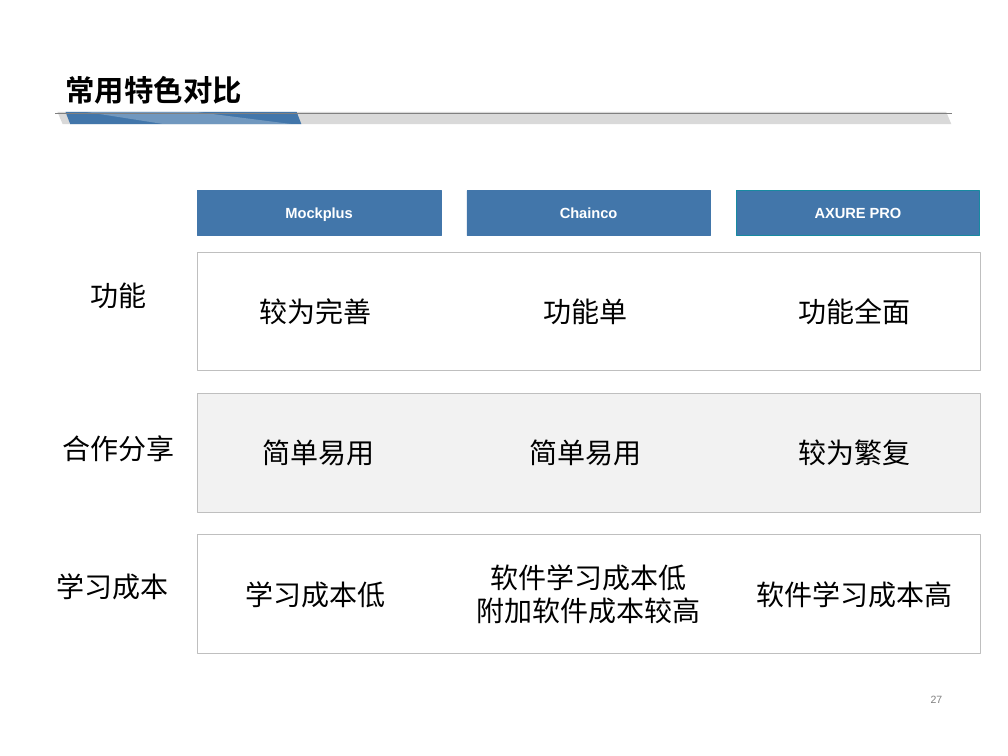
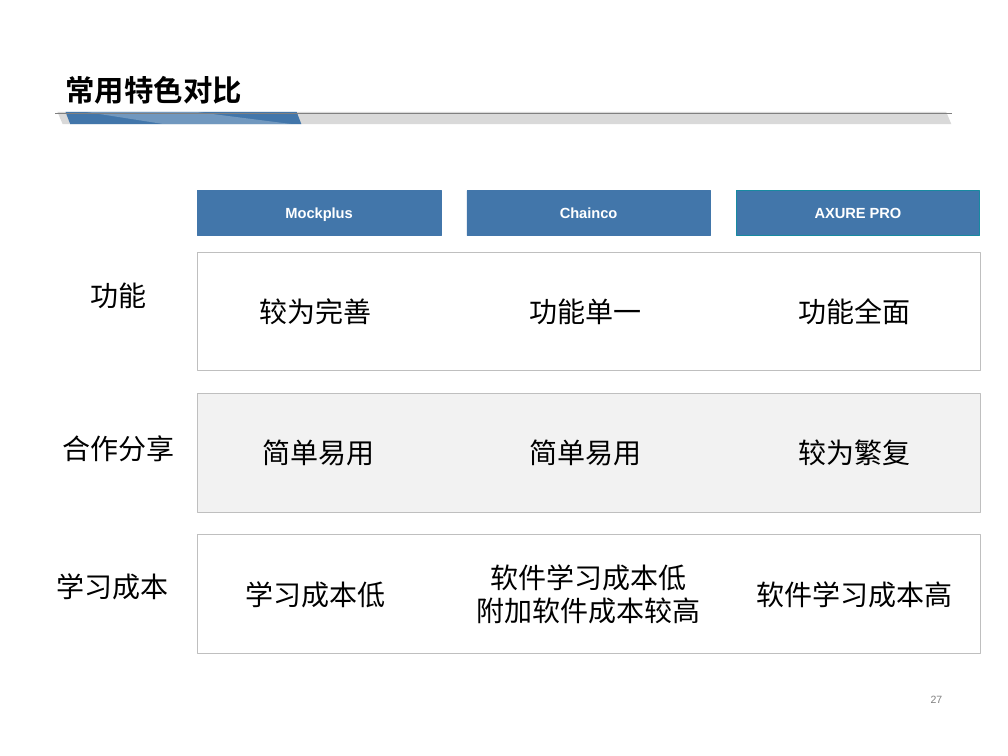
Before and after one commit to cchello/PRD2018-G01, a slide deck: slide 27 of PRD-2018-G01 翻转ppt界面原型.pptx. Drawn at 1008x756 pixels with LibreOffice and Linux fonts; fonts in the diff are those of the drawing. Boxes give left, top, right and bottom in pixels: in the first picture for what was removed or moved away, otherwise in the second. Text is boxed around its words. In the diff, an @@ line names an element or a change of style, - is before the commit and + after.

```diff
--- a/PRD-2018-G01 翻转ppt界面原型.pptx
+++ b/PRD-2018-G01 翻转ppt界面原型.pptx
@@ text at bbox=[529, 298, 641, 325]: text changed @@
-功能单
+功能单一
```
Also in this commit, not shown: 1 other slide changed.
